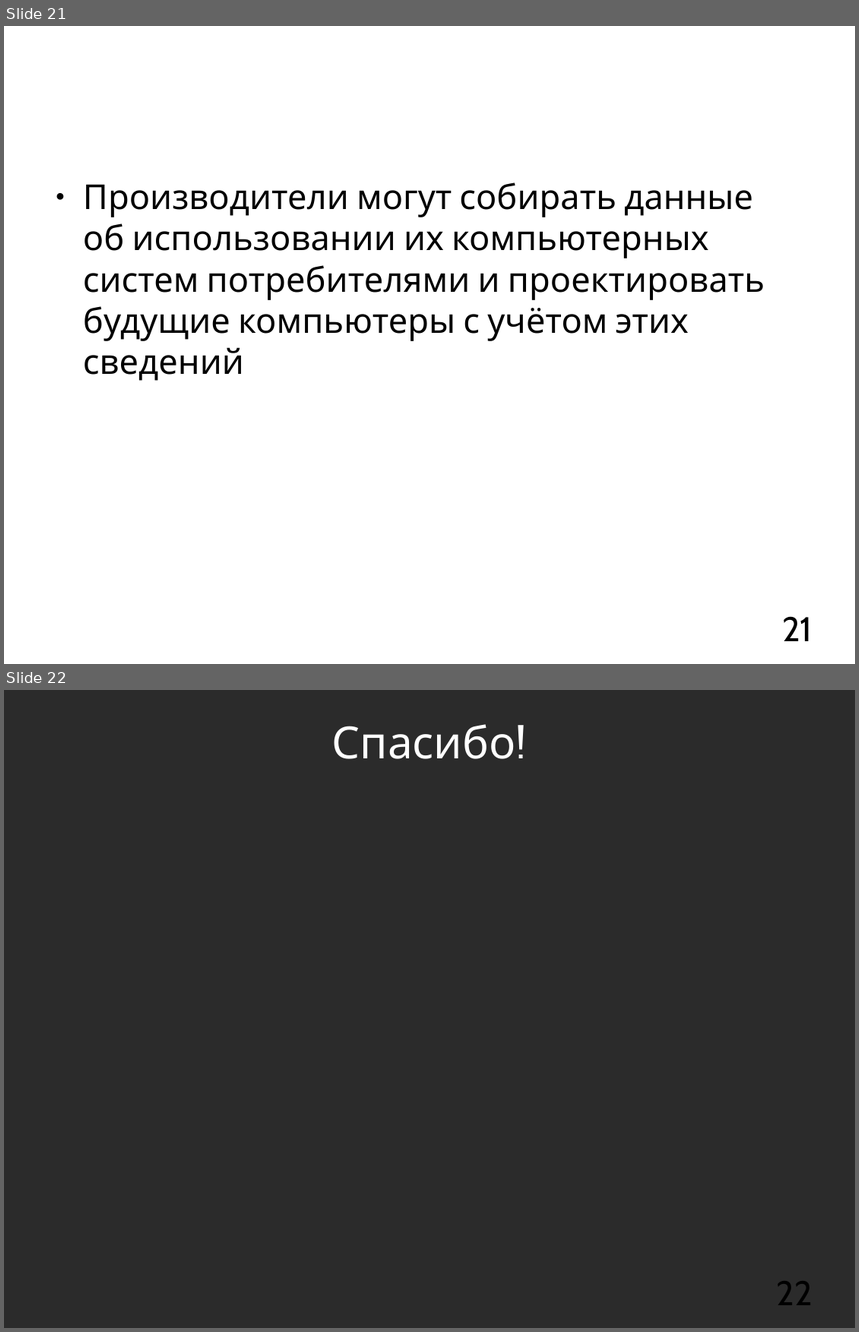
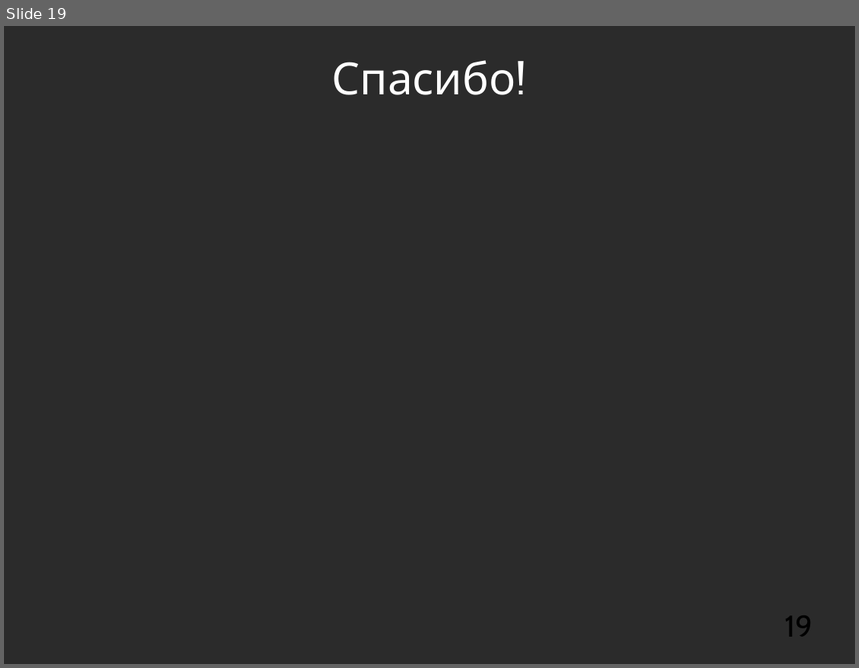
Before and after one commit to mkpankov/adaptor, a slide deck: diploma/defense/brochure.odp. Shown one above the other, each under a label of ours: slides 21 and 22 before the commit, slide 19 after it. The pictures are 859x1332 and 859x668 pixels, drawn with LibreOffice and Linux fonts; fonts in the diff are those of the drawing; background and template pictures are left out; a plain dark background stands for a picture behind light text. Boxes give left, top, right and bottom in pixels: in the first picture for what was removed or moved away, otherwise in the second. Text is boxed around its words. In the diff, an @@ line names an element or a change of style, - is before the commit and + after.

```diff
--- a/diploma/defense/brochure.odp
+++ b/diploma/defense/brochure.odp
@@ slide 21 removed at (4, 26, 855, 664), background picture (left out) @@
@@ title removed at (47, 45, 813, 112) @@
-Применение (3)
@@ text removed at (83, 183, 765, 381) @@
-● Производители могут собирать данные об использовании их компьютерных систем потребителями и проектировать будущие компьютеры с учётом этих сведений
@@ page number removed at (782, 617, 813, 642) @@
-21
@@ what was slide 22 is now slide 19 @@
@@ page number at (785, 616, 813, 637): text changed; size 32 to 28 pt @@
-22
+19
```
Also in this commit, not shown: 11 slides changed, 1 slide added, 5 other slides removed.
